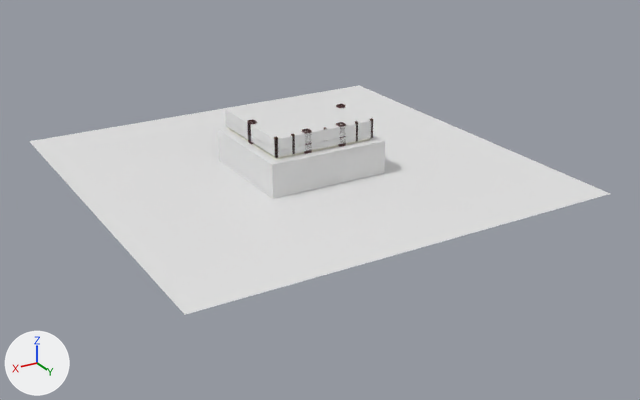
Renders of the Blender file Assets/Textures/Dojo.blend from each side of a commit.
Before and after are seen from a camera (50 mm lens) standing at (38.5, 68.1, 27.5) and looking at (-0.6, 2.9, -5.1). Every picture has the same lights, and +X, +Y and +Z are marked at lower left.
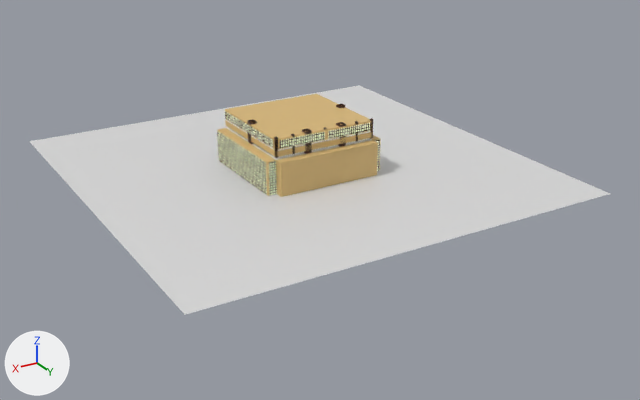
Location of each change, [x1, y1, x2, y2] in pixels of the pictures (640 x 400 px):
'Cube', recoloured, reshaped (white to brown): before [218, 94, 385, 199]; after [217, 94, 381, 197]
part 1 of me_cube, built on: before [218, 110, 385, 199]; after [217, 110, 381, 197]

The change, as a diff of the scene's bpy script:
```diff
--- a/Assets/Textures/Dojo.blend.py
+++ b/Assets/Textures/Dojo.blend.py
@@ mat_wood @@
 mat_wood = principled_material('Wood')
-mat_wood.base_color = (0.8, 0.8, 0.8)  # white #e7e7e7
+mat_wood.base_color = (0.723, 0.499, 0.196)  # beige #ddbb7a
@@ mat_window @@
+mat_window = bpy.data.materials.new('Window')
+# nodes: BsdfDiffuse, Emission, LightPath, Mapping, Math, Mix, MixShader, OutputMaterial, TexCoord, TexWave, ValToRGB, Value
+# colours: brown #381e00, black #000000, white #ffffff, white #fdffdd
@@ me_cube @@
 # used by ob_cube; location = (0.0, 0.0, 0.0); scale = (5.0, 5.0, 2.5)
-me_cube.from_pydata(...)  # 72 vertices, 39 faces; spans x 0.0..1.16, y -1.0..1.17, z -1.08..1.08
+me_cube.from_pydata(...)  # 107 vertices, 73 faces; spans x 0.0..1.19, y -1.0..1.17, z -1.08..1.08
+# me_cube part 1
+# 2 vertices are removed from x 1.16, y 1.17, z -1.0..0.26
+# 6 faces are deleted
+# 37 vertices are added at x 0.04..1.19, y -0.98..1.17, z -1.0..0.96
+# 36 new faces join them, mat_wood (beige #ddbb7a)
+# 4 new faces join them, mat_window
 me_cube.materials.append(mat_wood)
@@ me_cube @@
 me_cube.materials.append(mat_smallbeam)
+me_cube.materials.append(mat_window)
```
